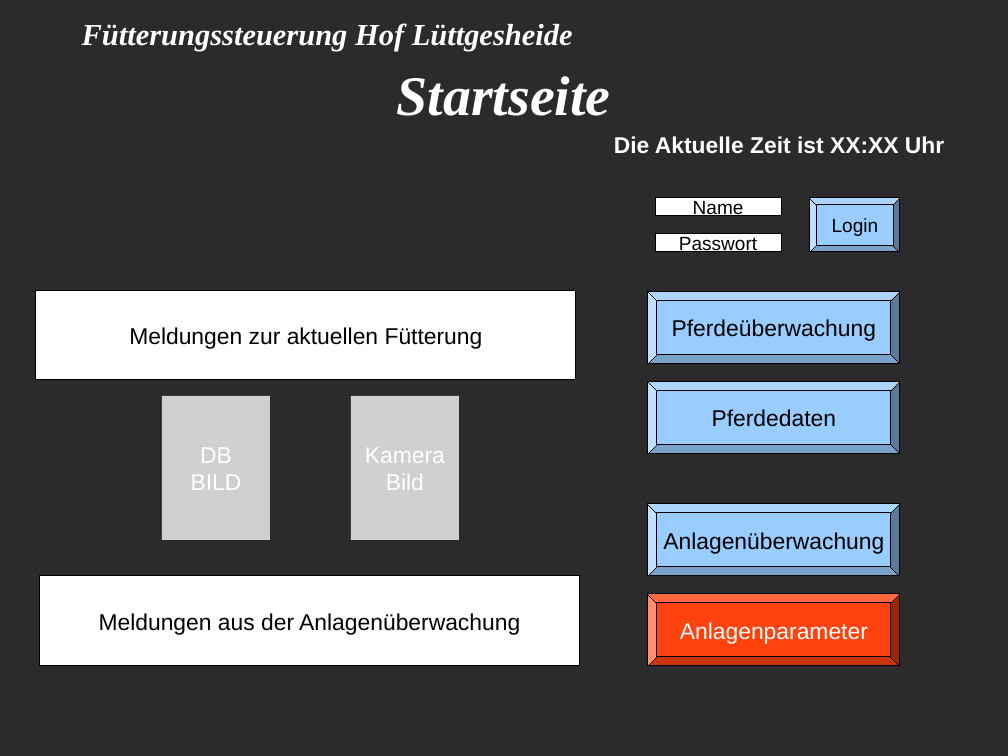
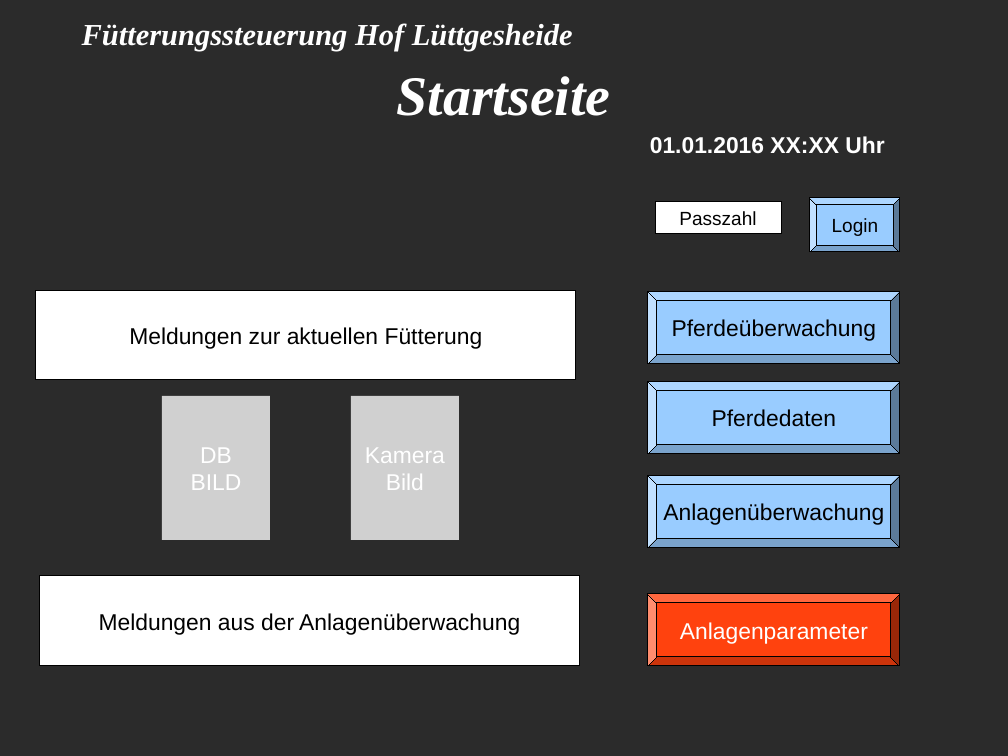
Before and after one commit to Kalle01/Pferde-Fuettterungssteuerung, a slide deck: slide 3 of allgemeine_Dokumente/Beschreibung.Menuestruktur.odp. Drawn at 1008x756 pixels with LibreOffice and Linux fonts; fonts in the diff are those of the drawing; grey boxes stand for pictures; background and template pictures are left out; a plain dark background stands for a picture behind light text. Boxes give left, top, right and bottom in pixels: in the first picture for what was removed or moved away, otherwise in the second. Text is boxed around its words. In the diff, an @@ line names an element or a change of style, - is before the commit and + after.

```diff
--- a/allgemeine_Dokumente/Beschreibung.Menuestruktur.odp
+++ b/allgemeine_Dokumente/Beschreibung.Menuestruktur.odp
@@ text at (650,136,884,154): text changed @@
-Die Aktuelle Zeit ist XX:XX Uhr
+01.01.2016 XX:XX Uhr
@@ rectangle removed at (656,198,782,217) @@
-Name
@@ rectangle added at (656,201,782,233), fill #FFFFFF, outline #000000 0 pt, 15 pt, text #000000 @@
+Passzahl
@@ rectangle removed at (656,234,782,252) @@
-Passwort
@@ bevel "Anlagenüberwachung": place and size @@
-bevel "Anlagenüberwachung" at (649,504,901,576)
+bevel "Anlagenüberwachung" at (649,476,901,548)
```
Also in this commit, not shown: 11 other slides changed, 1 slide added, 1 slide removed.
